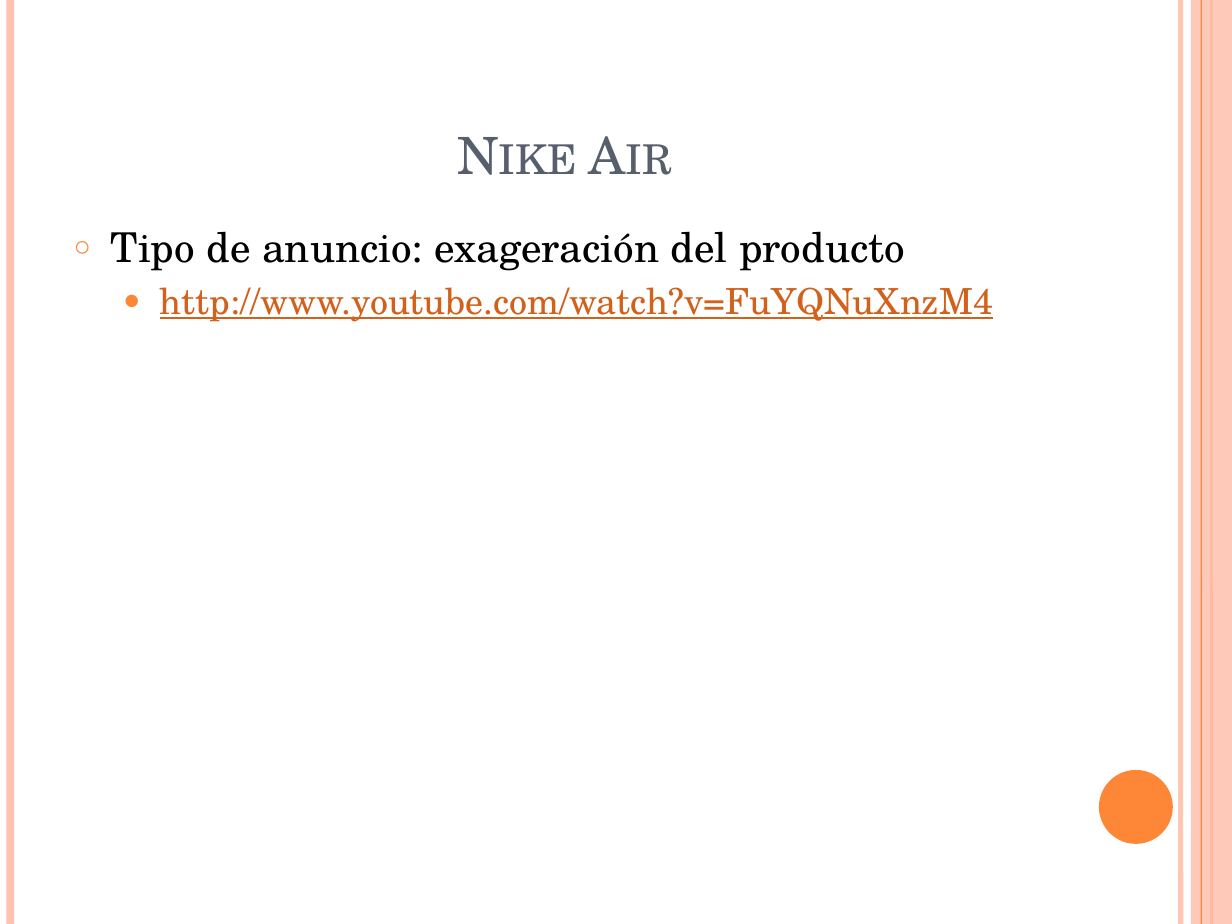
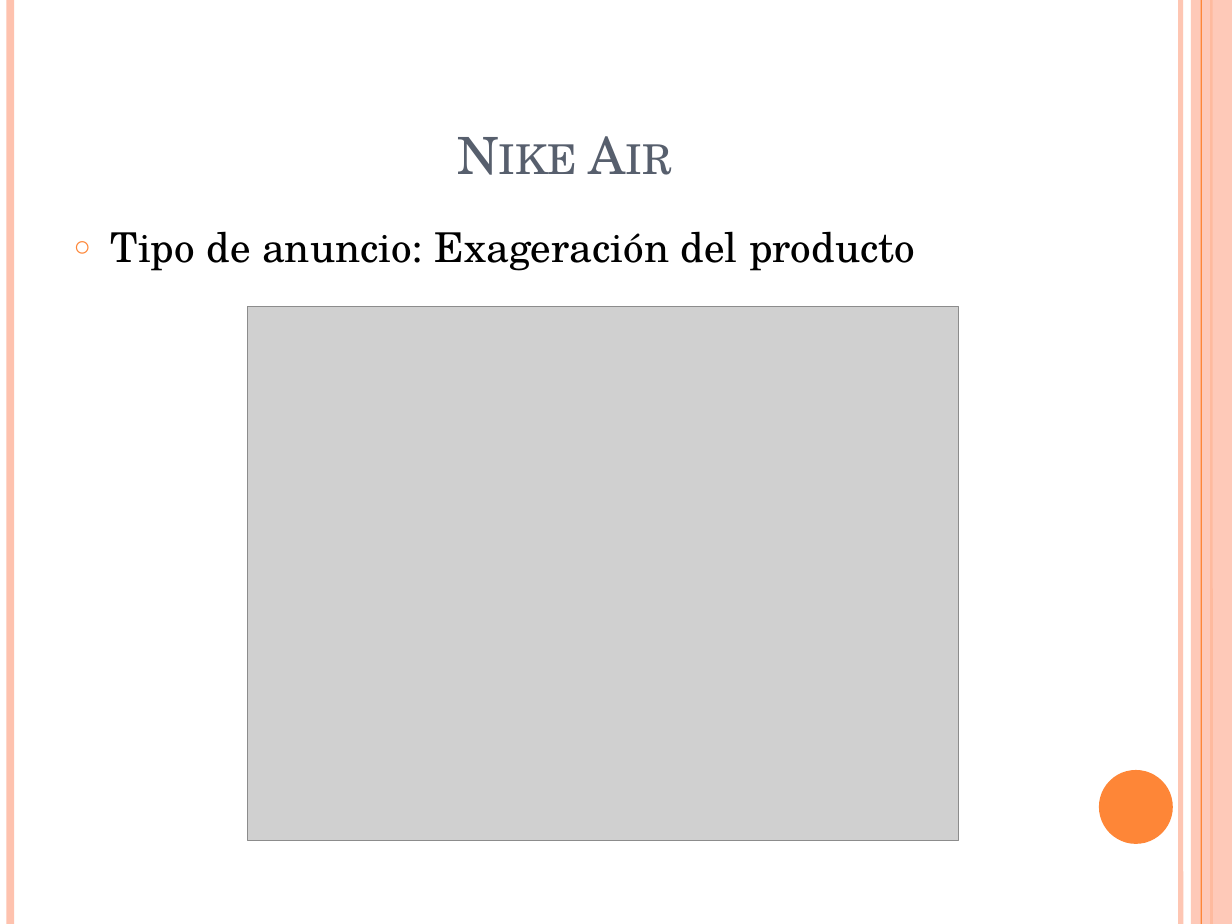
Before and after one commit to Sulley38/ProyectoEDA, a slide deck: slide 2 of docs/TIPOS DE ANUNCIOS.pptm. Drawn at 1232x924 pixels with LibreOffice and Linux fonts; fonts in the diff are those of the drawing; grey boxes stand for pictures. Boxes give left, top, right and bottom in pixels: in the first picture for what was removed or moved away, otherwise in the second. Text is boxed around its words. In the diff, an @@ line names an element or a change of style, - is before the commit and + after.

Commit message:
Anuncios EAE

```diff
--- a/docs/TIPOS DE ANUNCIOS.pptm
+++ b/docs/TIPOS DE ANUNCIOS.pptm
@@ text at bbox=[111, 231, 915, 271]: text changed; size 21 to 24 pt; text colour #D2611C to #000000 @@
-○ Tipo de anuncio: exageración del producto
-  ● http://www.youtube.com/watch?v=FuYQNuXnzM4
+○ Tipo de anuncio: Exageración del producto
@@ picture added at bbox=[248, 307, 958, 840] @@
```
Also in this commit, not shown: 7 other slides changed, 2 slides added, 1 slide removed, 2 other files.
